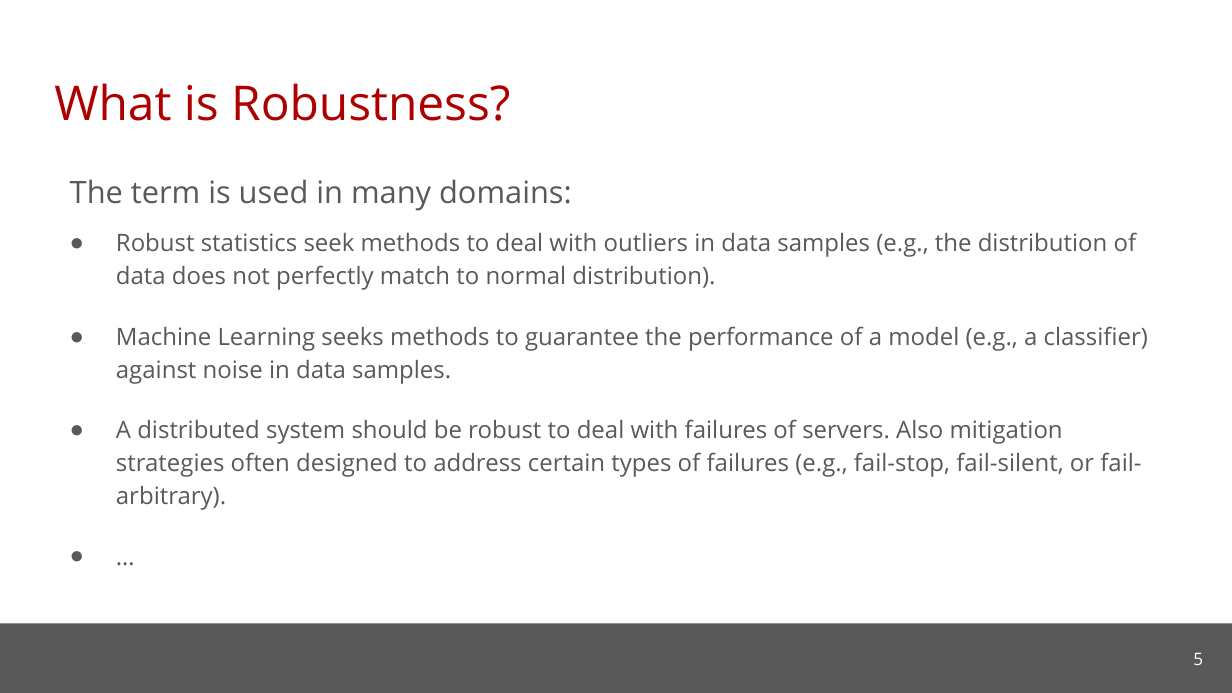
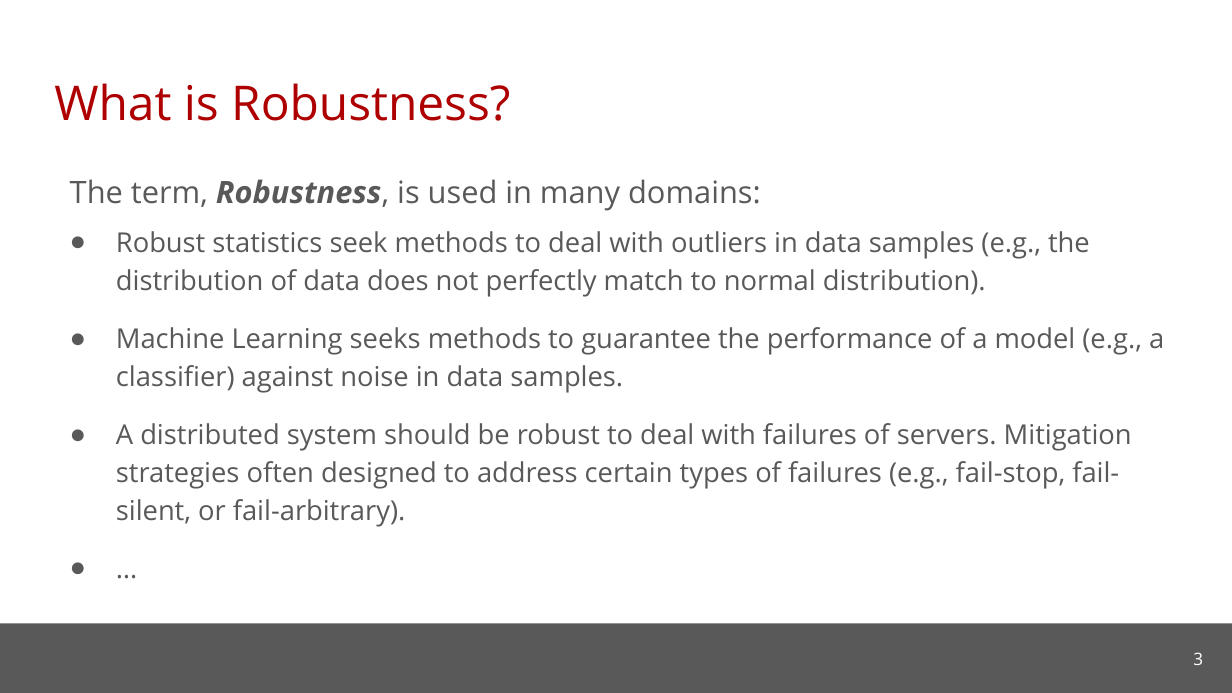
Before and after one commit to cmu-soda/Robustness, a slide deck: slide 3 of Robustness.pptx (slide 5 before the commit). Drawn at 1232x693 pixels with LibreOffice and Linux fonts; fonts in the diff are those of the drawing; background and template pictures are left out. Boxes give left, top, right and bottom in pixels: in the first picture for what was removed or moved away, otherwise in the second. Text is boxed around its words. In the diff, an @@ line names an element or a change of style, - is before the commit and + after.

```diff
--- a/Robustness.pptx
+++ b/Robustness.pptx
@@ text at (70,179,761,211): text changed @@
-The term is used in many domains:
+The term, Robustness, is used in many domains:
@@ text at (116,231,1164,393): size 14 to 16 pt in "Robust statistics seek methods to deal with ...", "Machine Learning seeks methods to guarantee the ...", "…"; less space between paragraphs @@
@@ text at (116,423,1132,527): text changed; size 14 to 16 pt @@
-● A distributed system should be robust to deal with failures of servers. Also mitigation strategies often designed to address certain types of failures (e.g., fail-stop, fail-silent, or fail-arbitrary).
+● A distributed system should be robust to deal with failures of servers. Mitigation strategies often designed to address certain types of failures (e.g., fail-stop, fail-silent, or fail-arbitrary).
@@ page number at (1193,652,1203,665): text changed @@
-5
+3
```
Also in this commit, not shown: 3 other slides changed, 4 slides added, 3 slides removed, 1 other file.
